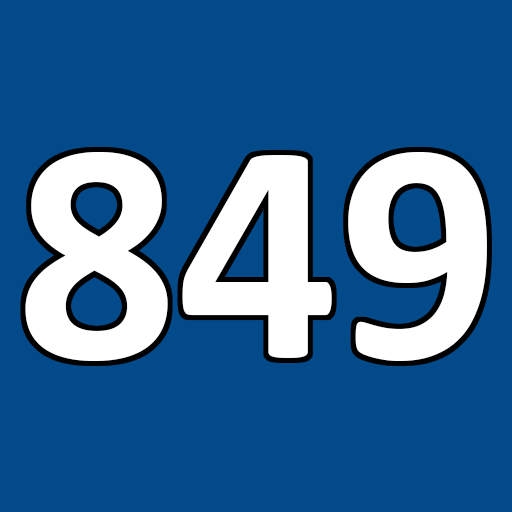
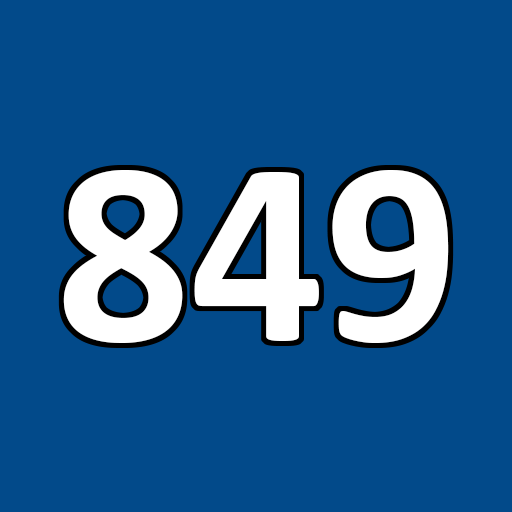
Layer changes from the first 512x512 image to the second:
painted on "849" over [25, 152, 487, 361]
painted on "Background" over [20, 147, 492, 366]
